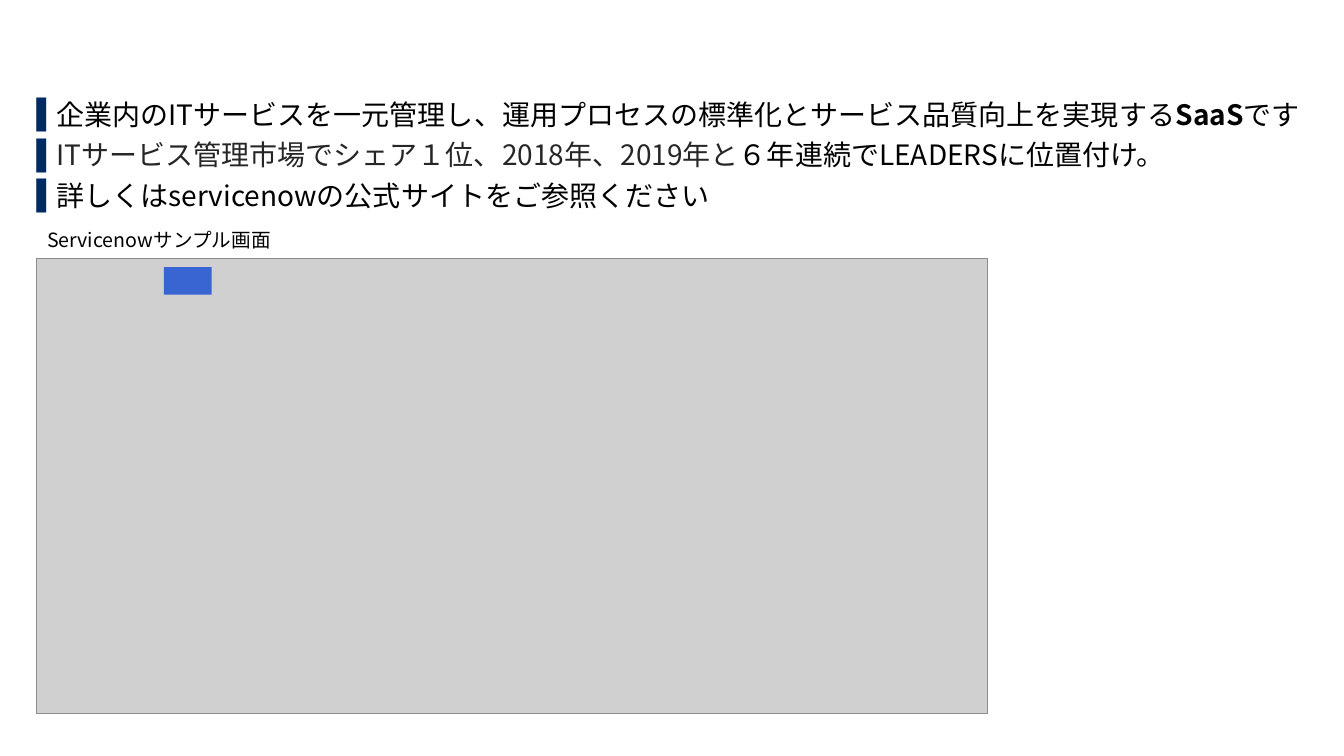
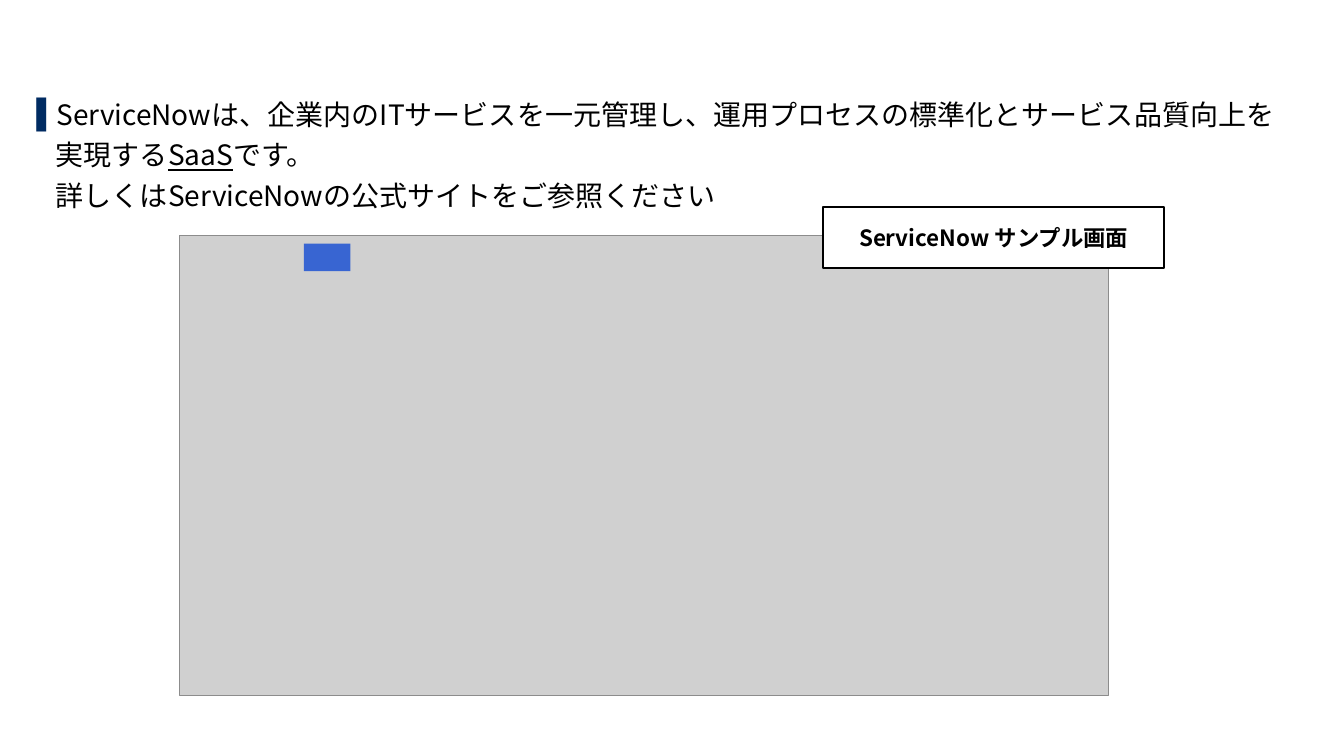
Before and after one commit to exastro-suite/SettingSamples-ServiceNow, a slide deck: slide 4 of docs/setting-samples-servicenow-overview_ja.pptx (slide 6 before the commit). Drawn at 1344x756 pixels with LibreOffice and Linux fonts; fonts in the diff are those of the drawing; grey boxes stand for pictures; background and template pictures are left out. Boxes give left, top, right and bottom in pixels: in the first picture for what was removed or moved away, otherwise in the second. Text is boxed around its words. In the diff, an @@ line names an element or a change of style, - is before the commit and + after.

Commit message:
新規アップロード

```diff
--- a/docs/setting-samples-servicenow-overview_ja.pptx
+++ b/docs/setting-samples-servicenow-overview_ja.pptx
@@ text at (56,101,1274,209): text changed @@
-▌ 企業内のITサービスを一元管理し、運用プロセスの標準化とサービス品質向上を実現するSaaSです
-▌ ITサービス管理市場でシェア１位、2018年、2019年と６年連続でLEADERSに位置付け。
-▌ 詳しくはservicenowの公式サイトをご参照ください
+▌ ServiceNowは、企業内のITサービスを一元管理し、運用プロセスの標準化とサービス品質向上を
+実現するSaaSです。
+詳しくはServiceNowの公式サイトをご参照ください
@@ rectangle added at (823,208,1165,268), fill #FFFFFF, outline #000000 1 pt, 16 pt, text #000000, bold @@
+ServiceNow サンプル画面
@@ text removed at (47,230,271,249) @@
-Servicenowサンプル画面
@@ picture: place and size @@
-picture at (37,259,988,714)
+picture at (179,235,1108,696)
@@ rectangle: place and size @@
-rectangle at (164,267,212,294)
+rectangle at (303,244,350,272)
```
Also in this commit, not shown: 9 other slides changed, 4 slides added, 7 slides removed, 1 other file.
